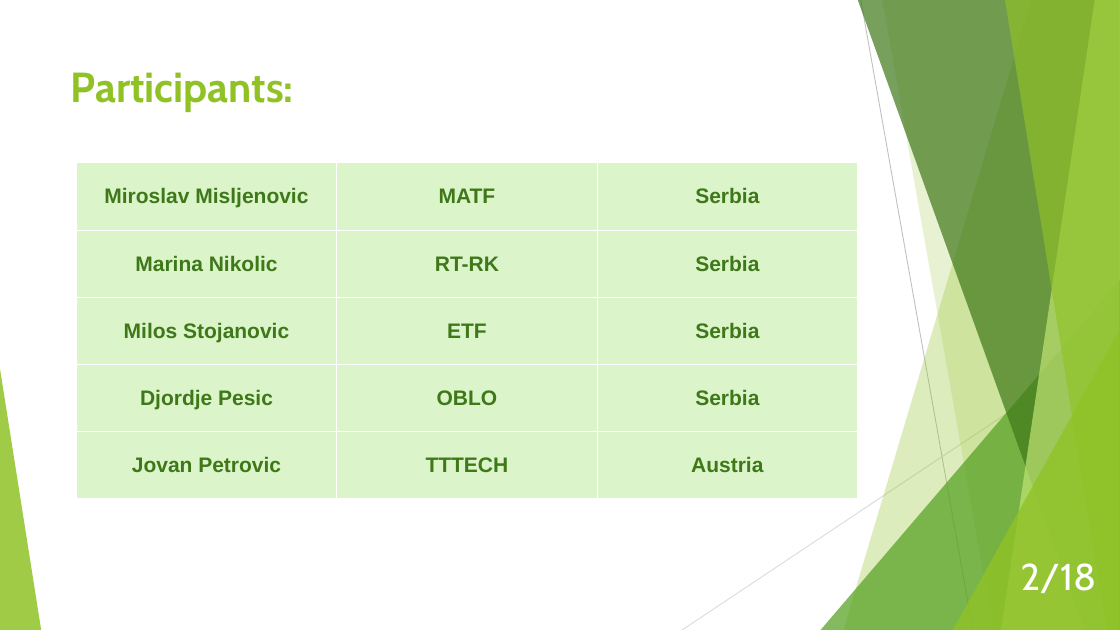
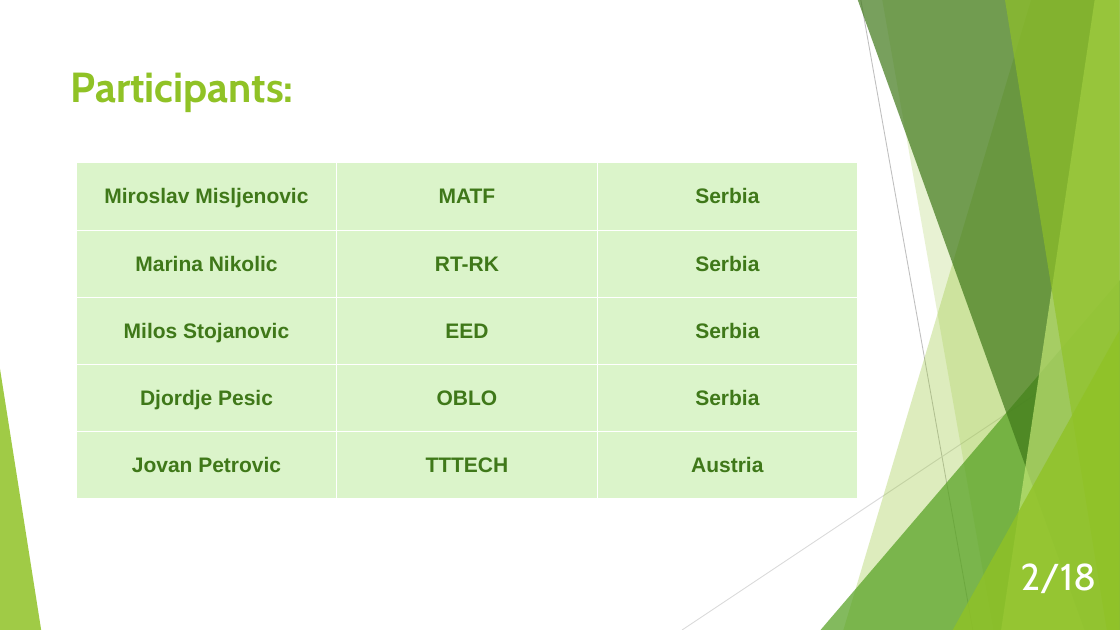
Before and after one commit to MarinaNikolic/UPR, a slide deck: slide 2 of APS.pptx. Drawn at 1120x630 pixels with LibreOffice and Linux fonts; fonts in the diff are those of the drawing. Boxes give left, top, right and bottom in pixels: in the first picture for what was removed or moved away, otherwise in the second. Text is boxed around its words. In the diff, an @@ line names an element or a change of style, - is before the commit and + after.

```diff
--- a/APS.pptx
+++ b/APS.pptx
@@ table at [76,163,858,499] @@
-row 3, column 2: ETF
+row 3, column 2: EED
```
Also in this commit, not shown: 2 other slides changed, 3 other files.
